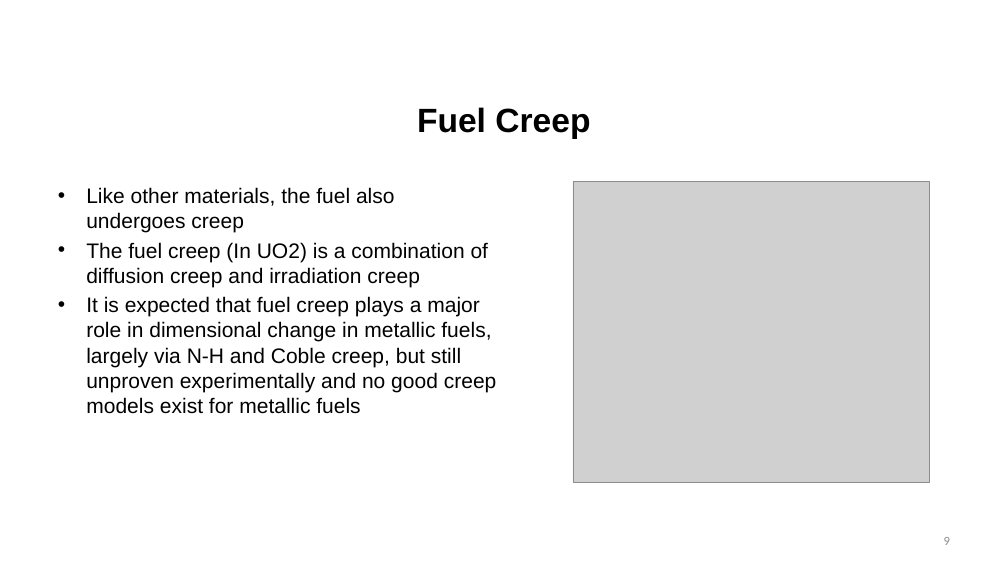
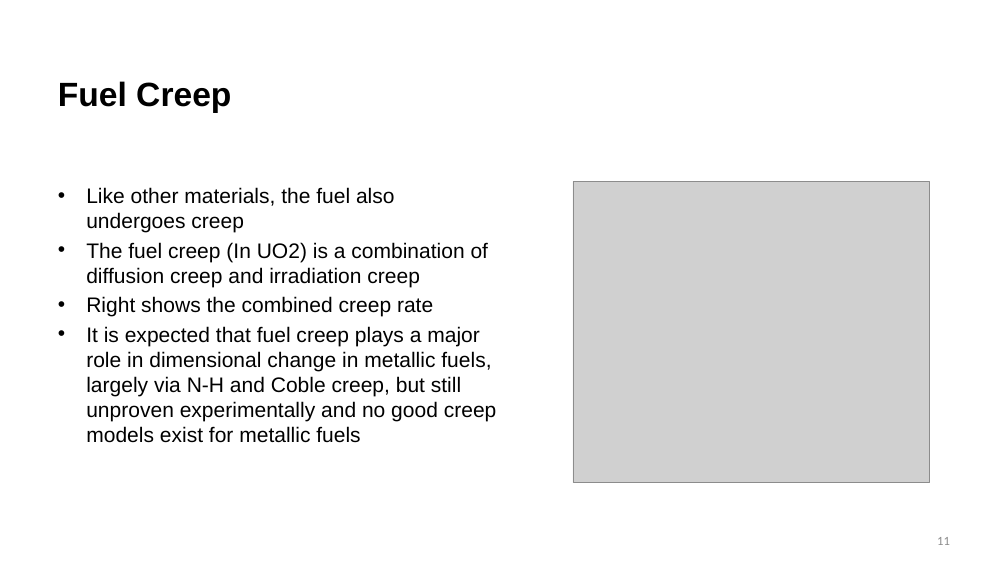
Before and after one commit to benbeeler/TEACHING, a slide deck: slide 11 of Nuclear_Fuel_Performance/NE533_Spring2026/Module3/Lec14_swell_zirc.pptx (slide 9 before the commit). Drawn at 1008x567 pixels with LibreOffice and Linux fonts; fonts in the diff are those of the drawing; grey boxes stand for pictures; background and template pictures are left out. Boxes give left, top, right and bottom in pixels: in the first picture for what was removed or moved away, otherwise in the second. Text is boxed around its words. In the diff, an @@ line names an element or a change of style, - is before the commit and + after.

```diff
--- a/Nuclear_Fuel_Performance/NE533_Spring2026/Module3/Lec14_swell_zirc.pptx
+++ b/Nuclear_Fuel_Performance/NE533_Spring2026/Module3/Lec14_swell_zirc.pptx
@@ title "Fuel Creep": place and size @@
-title "Fuel Creep" at [417,107,590,139]
+title "Fuel Creep" at [58,81,231,113]
@@ title "Fuel Creep" at [58,81,231,113]: alignment centre to left @@
@@ text at [86,296,433,317]: paragraph added @@
+• Right shows the combined creep rate
@@ page number at [937,537,950,545]: text changed @@
-9
+11
```
Also in this commit, not shown: 22 other slides changed, 2 slides added, 8 other files.
